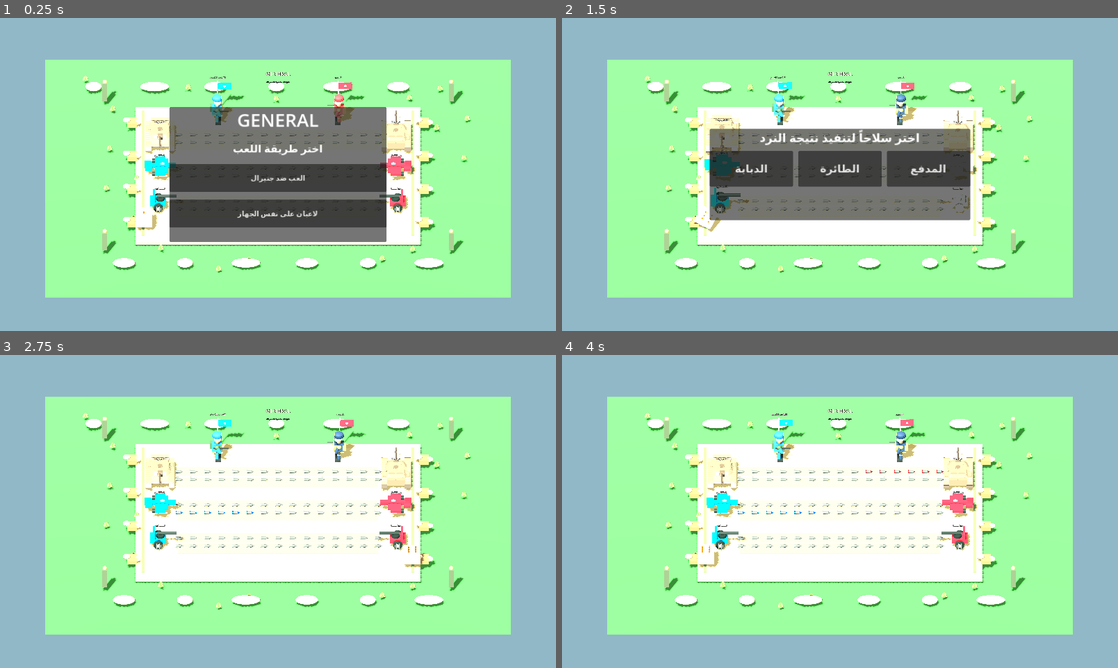
Above: before the commit, frames 1-4 (two rows, left to right).
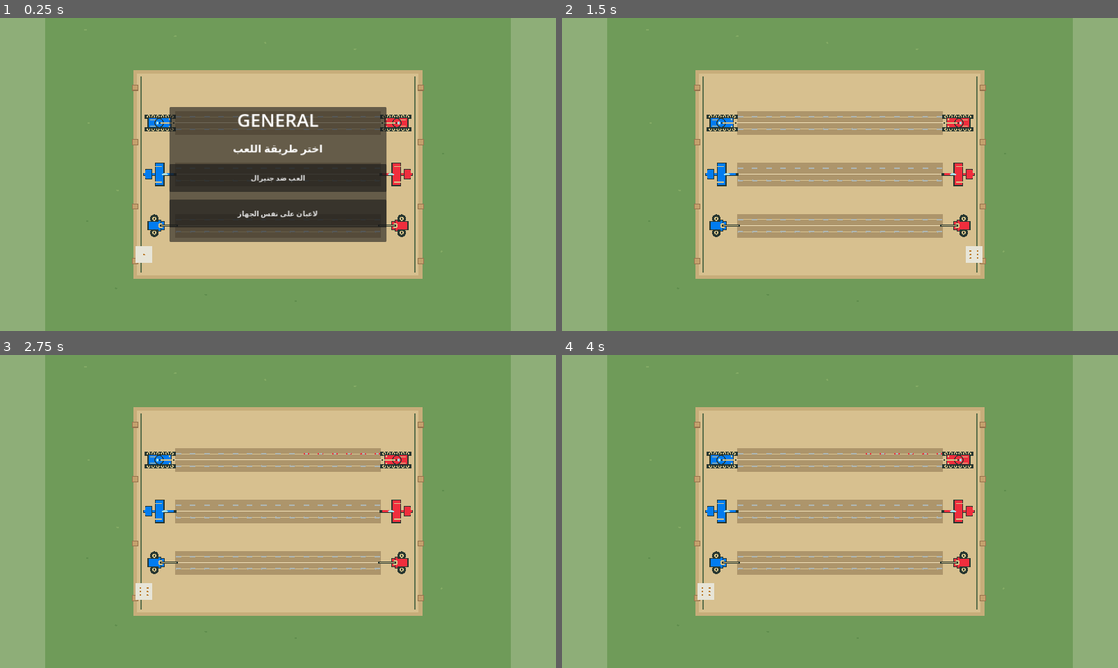
Above: after the commit, the same moments.

Repository: ahmad3aj-web/General_game
Game: Godot game, scene res://Main.tscn
Same seed, same stepped clock (60 frames per second), same inputs: the game is played once before the commit and once after it.
Inputs (mouse positions are in pixels of both pictures, inside the frame that each line leads up to):
- Up to frame 1 (0.25 s): no input
- Up to frame 2 (1.5 s): click "العب ضد جنيرال" at 0.5 s; click (1045, 196) at 1.25 s, where only the run before the commit has a clickable "ارمِ حجر النرد"
- Up to frame 3 (2.75 s): click (189, 505) at 2 s, where only the run before the commit has a clickable "الدبابة"
- Up to frame 4 (4 s): tap Enter at 2.75 s; move the mouse to (962, 495) at 2.77 s; click (962, 495) at 2.92 s; move the mouse to (728, 527) at 3.52 s; click (728, 527) at 3.67 s

The runs differ from the first frame. In frame 1, 92% of the frame differs, in the area x 0-100%, y 0-100%; in frame 2, 100%; in frame 3, 100%; in frame 4, 100%.
Error before the commit: Invalid assignment of property or key 'text' with value of type 'String' on a base object of type 'null instance'. (res://Main.gd:645)

Commit message:
Convert 3D prototype battlefield to polished flat 2D top-down artwork

Diff:
--- a/godot/Main.gd
+++ b/godot/Main.gd
@@ -49,7 +49,7 @@
 	_build_weapons()
 	_build_die()
 	_build_ui()
-	_build_showcase()
+	# 2D battlefield mode: no 3D character showcase.
 	_refresh_board()
 
 func _setup_materials() -> void:
@@ -65,133 +65,65 @@
 func _material(color: Color, metallic: float, roughness: float) -> StandardMaterial3D:
 	var mat := StandardMaterial3D.new()
 	mat.albedo_color = color
-	mat.metallic = metallic
-	mat.roughness = roughness
+	mat.metallic = 0.0
+	mat.roughness = 1.0
+	mat.shading_mode = BaseMaterial3D.SHADING_MODE_UNSHADED
+	mat.disable_receive_shadows = true
 	return mat
 
 func _build_world() -> void:
+	# Flat, orthographic battlefield: all artwork sits on the XZ plane.
 	var env := WorldEnvironment.new()
 	var environment := Environment.new()
 	environment.background_mode = Environment.BG_COLOR
-	environment.background_color = Color("#91b8c6")
+	environment.background_color = Color("#8eae78")
 	environment.ambient_light_source = Environment.AMBIENT_SOURCE_COLOR
-	environment.ambient_light_color = Color("#e1e8cf")
-	environment.ambient_light_energy = 0.95
-	environment.tonemap_mode = Environment.TONE_MAPPER_FILMIC
+	environment.ambient_light_color = Color.WHITE
+	environment.ambient_light_energy = 1.0
 	env.environment = environment
 	add_child(env)
 
-	# Rich layered battlefield: turf, compacted earth, lane insets and painted edges.
 	var ground := MeshInstance3D.new()
 	var ground_mesh := PlaneMesh.new()
 	ground_mesh.size = Vector2(29.0, 23.0)
 	ground.mesh = ground_mesh
-	ground.position.y = -0.34
-	ground.material_override = _material(Color("#397b3d"), 0.0, 1.0)
+	ground.position.y = -0.30
+	ground.material_override = _material(Color("#6f9b59"), 0.0, 1.0)
 	add_child(ground)
 
-	var arena := MeshInstance3D.new()
-	var arena_mesh := BoxMesh.new()
-	arena_mesh.size = Vector3(17.8, 0.24, 13.0)
-	arena.mesh = arena_mesh
-	arena.position.y = -0.12
-	arena.material_override = _material(Color("#b89b67"), 0.0, 0.96)
-	add_child(arena)
-
-	var inner := MeshInstance3D.new()
-	var inner_mesh := BoxMesh.new()
-	inner_mesh.size = Vector3(16.8, 0.055, 12.0)
-	inner.mesh = inner_mesh
-	inner.position.y = 0.035
-	inner.material_override = _material(Color("#c5aa76"), 0.0, 1.0)
-	add_child(inner)
-
-	# Six inset battle lanes, with darker shoulders and warm center markings.
-	for side_x in [-8.42, 8.42]:
-		var edge := MeshInstance3D.new()
-		var edge_mesh := BoxMesh.new()
-		edge_mesh.size = Vector3(0.16, 0.07, 12.0)
-		edge.mesh = edge_mesh
-		edge.position = Vector3(side_x, 0.09, 0)
-		edge.material_override = _material(Color("#5b6847"), 0.0, 0.9)
-		add_child(edge)
-	for z in ROW_Z:
+	# Main arena and six clean, clearly separated progress lanes.
+	_add_box(self, Vector3(0, -0.12, 0), Vector3(18.0, 0.16, 13.0), _material(Color("#c7ad7a"), 0.0, 1.0))
+	_add_box(self, Vector3(0, -0.025, 0), Vector3(17.55, 0.035, 12.55), _material(Color("#d7c08f"), 0.0, 1.0))
+	for side_x in [-8.55, 8.55]:
+		_add_box(self, Vector3(side_x, 0.02, 0), Vector3(0.10, 0.035, 12.2), _material(Color("#5d704c"), 0.0, 1.0))
+	for lane in range(3):
+		var z: float = ROW_Z[lane]
 		for side in range(2):
-			var lane_bed := MeshInstance3D.new()
-			var lane_mesh := BoxMesh.new()
-			lane_mesh.size = Vector3(12.5, 0.035, 1.18)
-			lane_bed.mesh = lane_mesh
-			lane_bed.position = Vector3(0, 0.09, z + (0.38 if side == 0 else -0.38))
-			lane_bed.material_override = _material(Color("#9b835b"), 0.0, 1.0)
-			add_child(lane_bed)
-		var divider := MeshInstance3D.new()
-		var divider_mesh := BoxMesh.new()
-		divider_mesh.size = Vector3(12.8, 0.035, 0.055)
-		divider.mesh = divider_mesh
-		divider.position = Vector3(0, 0.13, z)
-		divider.material_override = _material(Color("#e5d2a0"), 0.0, 0.82)
-		add_child(divider)
-
-	# Turf patches, rocks, supply crates and sandbag cover give the arena scale.
-	for i in range(34):
-		var gx := -12.0 + float((i * 17) % 240) / 10.0
-		var gz := -9.2 + float((i * 29) % 184) / 10.0
-		if absf(gx) < 8.8 and absf(gz) < 6.5:
+			var lane_z: float = z + (0.38 if side == 0 else -0.38)
+			_add_box(self, Vector3(0, 0.025, lane_z), Vector3(12.8, 0.035, 0.72), _material(Color("#ad956b"), 0.0, 1.0))
+			_add_box(self, Vector3(0, 0.047, lane_z), Vector3(12.4, 0.018, 0.035), _material(Color("#d9c493"), 0.0, 1.0))
+		_add_box(self, Vector3(0, 0.045, z), Vector3(13.0, 0.025, 0.045), _material(Color("#f0dfb7"), 0.0, 1.0))
+
+	# Small flat field markings around the board; no raised 3D props.
+	for i in range(30):
+		var gx := -12.0 + float((i * 37) % 240) / 10.0
+		var gz := -9.0 + float((i * 23) % 180) / 10.0
+		if absf(gx) < 9.2 and absf(gz) < 6.8:
 			continue
-		var tuft := Node3D.new()
-		tuft.position = Vector3(gx, -0.08, gz)
-		add_child(tuft)
-		for blade in range(3):
-			var grass := MeshInstance3D.new()
-			var grass_mesh := BoxMesh.new()
-			grass_mesh.size = Vector3(0.10, 0.28 + float(blade % 2) * 0.12, 0.055)
-			grass.mesh = grass_mesh
-			grass.position = Vector3(float(blade - 1) * 0.09, 0.12, 0)
-			grass.rotation_degrees.z = float(blade - 1) * 17.0
-			grass.material_override = _material(Color("#78a94c") if blade % 2 == 0 else Color("#547f3c"), 0.0, 1.0)
-			tuft.add_child(grass)
-	for side_x in [-9.1, 9.1]:
-		for z in [-4.8, -1.6, 1.6, 4.8]:
-			_add_box(self, Vector3(side_x, 0.16, z), Vector3(0.62, 0.32, 0.62), _material(Color("#806342"), 0.0, 0.95))
-			for layer in range(2):
-				_add_sphere(self, Vector3(side_x + (0.34 if layer == 0 else -0.34), 0.20 + float(layer) * 0.19, z), Vector3(0.48, 0.30, 0.36), _material(Color("#c2a16b"), 0.0, 1.0))
-	# Boundary warning lamps and corner watch posts.
-	for x in [-10.8, 10.8]:
-		for z in [-7.2, 7.2]:
-			_add_box(self, Vector3(x, 0.72, z), Vector3(0.30, 1.4, 0.30), _material(Color("#53614b"), 0.25, 0.65))
-			_add_sphere(self, Vector3(x, 1.48, z), Vector3(0.28, 0.24, 0.28), _material(Color("#f5c45d"), 0.1, 0.25))
-	# A few low rocks outside the playable lanes.
-	for i in range(12):
-		var rock := MeshInstance3D.new()
-		var rock_mesh := SphereMesh.new()
-		rock_mesh.radius = 0.5
-		rock_mesh.height = 0.7
-		rock.mesh = rock_mesh
-		rock.position = Vector3(-11.5 + float((i * 19) % 230) / 10.0, -0.02, -8.5 if i % 2 == 0 else 8.5)
-		rock.scale = Vector3(1.0 + float(i % 3) * 0.4, 0.55, 0.8)
-		rock.material_override = _material(Color("#777d69"), 0.0, 1.0)
-		add_child(rock)
-
-	var sun := DirectionalLight3D.new()
-	sun.rotation_degrees = Vector3(-52, -28, 0)
-	sun.light_energy = 1.8
-	sun.shadow_enabled = true
-	add_child(sun)
-	var fill := OmniLight3D.new()
-	fill.position = Vector3(0, 8, 1)
-	fill.light_color = Color("#e5f0d4")
-	fill.light_energy = 0.62
-	fill.omni_range = 28
-	add_child(fill)
+		_add_sphere(self, Vector3(gx, -0.20, gz), Vector3(0.16, 0.025, 0.10), _material(Color("#83aa64") if i % 2 == 0 else Color("#5f8d4d"), 0.0, 1.0))
+	for x in [-8.9, 8.9]:
+		for z in [-5.4, -2.0, 2.0, 5.4]:
+			_add_box(self, Vector3(x, 0.025, z), Vector3(0.38, 0.06, 0.38), _material(Color("#96734d"), 0.0, 1.0))
+			_add_box(self, Vector3(x, 0.060, z), Vector3(0.28, 0.025, 0.28), _material(Color("#c5a16d"), 0.0, 1.0))
 
 	var camera := Camera3D.new()
-	camera.position = Vector3(0, 16.5, 19.5)
+	camera.position = Vector3(0, 23.0, 0.01)
 	camera.projection = Camera3D.PROJECTION_ORTHOGONAL
 	camera.size = 19.5
 	camera.near = 0.1
 	camera.far = 100.0
 	add_child(camera)
-	camera.look_at(Vector3.ZERO, Vector3.UP)
+	camera.look_at(Vector3.ZERO, Vector3.FORWARD)
 	camera.make_current()
 	game_camera = camera
 
@@ -218,36 +150,11 @@
 				bullet_nodes.append({"node": bullet, "side": side, "lane": lane, "step": step})
 
 func _make_bullet() -> Node3D:
+	# Flat shell icon viewed from directly above.
 	var root := Node3D.new()
-	var casing := MeshInstance3D.new()
-	var cylinder := CylinderMesh.new()
-	cylinder.top_radius = 0.075
-	cylinder.bottom_radius = 0.095
-	cylinder.height = 0.29
-	casing.mesh = cylinder
-	casing.rotation_degrees.z = 90
-	casing.material_override = bullet_material
-	root.add_child(casing)
-	var nose := MeshInstance3D.new()
-	var cone := CylinderMesh.new()
-	cone.top_radius = 0.0
-	cone.bottom_radius = 0.075
-	cone.height = 0.16
-	nose.mesh = cone
-	nose.rotation_degrees.z = -90
-	nose.position.x = 0.21
-	nose.material_override = _material(Color("#d8dedb"), 0.82, 0.16)
-	root.add_child(nose)
-	var base := MeshInstance3D.new()
-	var base_mesh := CylinderMesh.new()
-	base_mesh.top_radius = 0.10
-	base_mesh.bottom_radius = 0.10
-	base_mesh.height = 0.045
-	base.mesh = base_mesh
-	base.rotation_degrees.z = 90
-	base.position.x = -0.16
-	base.material_override = _material(Color("#7e8988"), 0.75, 0.24)
-	root.add_child(base)
+	_add_box(root, Vector3(0, 0.025, 0), Vector3(0.25, 0.035, 0.085), bullet_material)
+	_add_cylinder(root, Vector3(0.135, 0.045, 0), 0.043, 0.035, Color("#d8dedb"))
+	_add_cylinder(root, Vector3(-0.13, 0.045, 0), 0.052, 0.035, Color("#7e8988"))
 	return root
 
 func _build_weapons() -> void:
@@ -256,100 +163,93 @@
 		_make_weapon(1, lane, 7.35)
 
 func _make_weapon(side: int, lane: int, x: float) -> void:
+	# Stylized 2D top-down sprites built from flat shapes, not imported 3D models.
 	var root := Node3D.new()
 	root.position = Vector3(x, 0.16, ROW_Z[lane])
 	root.rotation_degrees.y = 0 if side == 0 else 180
 	add_child(root)
 	var team_mat := blue_material if side == 0 else red_material
-	var dark_mat := _material(Color("#27342f"), 0.38, 0.62)
-	var trim_mat := _material(Color("#d4c28a"), 0.42, 0.42)
-	var glass_mat := _material(Color("#7bc5dc"), 0.55, 0.16)
+	var dark_mat := _material(Color("#293832"), 0.0, 1.0)
+	var trim_mat := _material(Color("#d8c58b"), 0.0, 1.0)
+	var glass_mat := _material(Color("#a6e0e8"), 0.0, 1.0)
+	var shadow_mat := _material(Color("#58604c"), 0.0, 1.0)
 
 	if lane == 0:
-		# Use the licensed Quaternius GLB tank; keep a detailed procedural fallback.
-		var tank_scene := load("res://assets/models/tank_basic.glb") as PackedScene
-		if tank_scene:
-			var tank_model := tank_scene.instantiate() as Node3D
-			tank_model.position = Vector3(0, 0.02, 0)
-			tank_model.rotation_degrees.y = 90
-			# The source GLB uses a much larger world scale than the board.
-			# Keep the imported tank inside its lane and leave bullets visible.
-			tank_model.scale = Vector3(0.18, 0.18, 0.18)
-			root.add_child(tank_model)
-		else:
-			# Detailed cartoon tank: twin tracks, six road wheels, turret, hatch and cannon.
-			for z in [-0.48, 0.48]:
-				_add_box(root, Vector3(0, 0.25, z), Vector3(1.82, 0.34, 0.20), dark_mat)
-				for wheel_x in [-0.68, -0.42, -0.14, 0.14, 0.42, 0.68]:
-					_add_cylinder_axis(root, Vector3(wheel_x, 0.25, z * 1.23), 0.145, 0.11, dark_mat, Vector3.FORWARD)
-					_add_cylinder_axis(root, Vector3(wheel_x, 0.25, z * 1.23 + sign(z) * 0.06), 0.075, 0.025, trim_mat, Vector3.FORWARD)
-			_add_box(root, Vector3(-0.02, 0.49, 0), Vector3(1.72, 0.42, 0.82), team_mat)
-			_add_box(root, Vector3(-0.12, 0.72, 0), Vector3(1.20, 0.18, 0.70), _material(Color("#526f4c"), 0.32, 0.5))
-			_add_cylinder(root, Vector3(0.10, 0.84, 0), 0.34, 0.12, dark_mat.albedo_color)
-			_add_box(root, Vector3(0.08, 0.94, 0), Vector3(0.82, 0.30, 0.60), team_mat)
-			_add_sphere(root, Vector3(-0.16, 1.12, 0), Vector3(0.22, 0.12, 0.22), trim_mat)
-			_add_cylinder_axis(root, Vector3(0.68, 0.99, 0), 0.075, 0.88, dark_mat, Vector3.RIGHT)
-			_add_cylinder_axis(root, Vector3(1.12, 0.99, 0), 0.105, 0.16, trim_mat, Vector3.RIGHT)
-			for z in [-0.31, 0.31]:
-				_add_sphere(root, Vector3(0.78, 0.65, z), Vector3(0.10, 0.10, 0.10), _material(Color("#f4d36b"), 0.15, 0.4))
-			_add_box(root, Vector3(-0.72, 0.73, 0), Vector3(0.12, 0.11, 0.50), dark_mat)
+		# Tank silhouette: twin tracks, road wheels, angular hull, turret and cannon.
+		for z in [-0.40, 0.40]:
+			_add_box(root, Vector3(0, 0.025, z), Vector3(1.95, 0.055, 0.27), dark_mat)
+			for wheel_x in [-0.72, -0.43, -0.14, 0.15, 0.44, 0.73]:
+				_add_cylinder(root, Vector3(wheel_x, 0.065, z), 0.105, 0.055, trim_mat.albedo_color)
+				_add_cylinder(root, Vector3(wheel_x, 0.097, z), 0.055, 0.025, dark_mat.albedo_color)
+		_add_box(root, Vector3(-0.03, 0.105, 0), Vector3(1.52, 0.10, 0.68), dark_mat)
+		_add_box(root, Vector3(-0.03, 0.165, 0), Vector3(1.38, 0.075, 0.57), team_mat)
+		_add_box(root, Vector3(-0.40, 0.210, -0.20), Vector3(0.45, 0.018, 0.045), trim_mat)
+		_add_box(root, Vector3(-0.40, 0.210, 0.20), Vector3(0.45, 0.018, 0.045), trim_mat)
+		_add_cylinder(root, Vector3(-0.06, 0.225, 0), 0.30, 0.075, dark_mat.albedo_color)
+		_add_cylinder(root, Vector3(-0.06, 0.270, 0), 0.245, 0.045, team_mat.albedo_color)
+		_add_box(root, Vector3(0.42, 0.285, 0), Vector3(0.92, 0.055, 0.12), dark_mat)
+		_add_box(root, Vector3(0.43, 0.318, 0), Vector3(0.78, 0.025, 0.065), trim_mat)
+		_add_cylinder(root, Vector3(-0.17, 0.300, 0), 0.085, 0.025, glass_mat.albedo_color)
+		for z in [-0.23, 0.23]:
+			_add_cylinder(root, Vector3(0.58, 0.225, z), 0.055, 0.025, trim_mat.albedo_color)
 	elif lane == 1:
-		# Fighter jet with swept wings, cockpit, twin engines and tail fins.
-		_add_box(root, Vector3(0.0, 0.58, 0), Vector3(1.95, 0.20, 0.25), team_mat)
-		_add_sphere(root, Vector3(1.00, 0.58, 0), Vector3(0.28, 0.15, 0.15), trim_mat)
-		_add_box(root, Vector3(0.00, 0.53, 0), Vector3(0.65, 0.13, 1.70), team_mat)
-		_add_box(root, Vector3(0.32, 0.54, 0), Vector3(0.40, 0.10, 1.28), team_mat)
-		_add_box(root, Vector3(-0.72, 0.54, 0), Vector3(0.42, 0.12, 0.78), team_mat)
-		_add_box(root, Vector3(-0.78, 0.72, 0), Vector3(0.38, 0.46, 0.10), team_mat)
-		_add_sphere(root, Vector3(0.15, 0.72, 0), Vector3(0.30, 0.19, 0.18), glass_mat)
-		for z in [-0.62, 0.62]:
-			_add_cylinder_axis(root, Vector3(-0.20, 0.43, z), 0.13, 0.62, dark_mat, Vector3.RIGHT)
-			_add_cylinder_axis(root, Vector3(0.14, 0.43, z), 0.09, 0.08, trim_mat, Vector3.RIGHT)
-			_add_cylinder_axis(root, Vector3(0.18, 0.39, z * 1.30), 0.045, 0.52, trim_mat, Vector3.RIGHT)
+		# Fighter aircraft silhouette with broad swept wings and a clear cockpit.
+		_add_box(root, Vector3(-0.02, 0.075, 0), Vector3(2.05, 0.045, 0.18), dark_mat)
+		_add_box(root, Vector3(-0.10, 0.105, 0), Vector3(1.86, 0.035, 0.12), team_mat)
+		_add_box(root, Vector3(-0.02, 0.115, 0), Vector3(0.58, 0.035, 1.48), dark_mat)
+		_add_box(root, Vector3(-0.02, 0.140, 0), Vector3(0.48, 0.025, 1.34), team_mat)
+		_add_box(root, Vector3(-0.70, 0.155, 0), Vector3(0.42, 0.025, 0.66), dark_mat)
+		_add_box(root, Vector3(-0.70, 0.175, 0), Vector3(0.34, 0.025, 0.56), team_mat)
+		_add_box(root, Vector3(-0.88, 0.190, 0), Vector3(0.10, 0.12, 0.46), team_mat)
+		_add_sphere(root, Vector3(0.30, 0.180, 0), Vector3(0.40, 0.035, 0.13), glass_mat)
+		for z in [-0.48, 0.48]:
+			_add_box(root, Vector3(-0.10, 0.160, z), Vector3(0.42, 0.025, 0.07), trim_mat)
 	else:
-		# Field cannon with armored shield, recoil barrel, wheels and spokes.
-		_add_box(root, Vector3(-0.12, 0.38, 0), Vector3(1.02, 0.30, 0.68), team_mat)
-		_add_cylinder(root, Vector3(0.02, 0.58, 0), 0.25, 0.18, dark_mat.albedo_color)
-		_add_box(root, Vector3(-0.38, 0.66, 0), Vector3(0.15, 0.62, 0.86), team_mat)
-		_add_cylinder_axis(root, Vector3(0.48, 0.78, 0), 0.095, 1.30, dark_mat, Vector3.RIGHT)
-		_add_cylinder_axis(root, Vector3(1.13, 0.78, 0), 0.14, 0.18, trim_mat, Vector3.RIGHT)
-		for z in [-0.52, 0.52]:
-			_add_cylinder_axis(root, Vector3(-0.12, 0.24, z), 0.28, 0.14, dark_mat, Vector3.FORWARD)
-			_add_cylinder_axis(root, Vector3(-0.12, 0.24, z + sign(z) * 0.08), 0.12, 0.035, trim_mat, Vector3.FORWARD)
-			for spoke in range(6):
-				var angle := TAU * float(spoke) / 6.0
-				_add_box(root, Vector3(-0.12 + cos(angle) * 0.16, 0.24 + sin(angle) * 0.16, z + sign(z) * 0.105), Vector3(0.035, 0.20, 0.025), trim_mat)
+		# Field cannon: broad wheels, compact carriage, shield and long barrel.
+		_add_box(root, Vector3(-0.24, 0.075, 0), Vector3(1.08, 0.07, 0.56), dark_mat)
+		_add_box(root, Vector3(-0.24, 0.120, 0), Vector3(0.96, 0.045, 0.46), team_mat)
+		for z in [-0.43, 0.43]:
+			_add_cylinder(root, Vector3(-0.36, 0.095, z), 0.27, 0.075, dark_mat.albedo_color)
+			_add_cylinder(root, Vector3(-0.36, 0.140, z), 0.13, 0.035, trim_mat.albedo_color)
+			_add_cylinder(root, Vector3(-0.36, 0.163, z), 0.055, 0.020, dark_mat.albedo_color)
+		_add_box(root, Vector3(-0.02, 0.180, 0), Vector3(0.18, 0.075, 0.76), dark_mat)
+		_add_box(root, Vector3(-0.02, 0.222, 0), Vector3(0.13, 0.055, 0.66), team_mat)
+		_add_cylinder(root, Vector3(0.04, 0.245, 0), 0.16, 0.035, trim_mat.albedo_color)
+		_add_box(root, Vector3(0.53, 0.265, 0), Vector3(1.12, 0.06, 0.12), dark_mat)
+		_add_box(root, Vector3(0.54, 0.302, 0), Vector3(0.95, 0.025, 0.065), trim_mat)
 
 	var label := Label3D.new()
 	label.text = WEAPON_NAMES[lane]
-	label.position = Vector3(0, 1.40, 0)
-	label.font_size = 38
-	label.outline_size = 9
+	label.position = Vector3(0, 0.42, -0.76)
+	label.font_size = 34
+	label.outline_size = 8
 	label.modulate = Color("#fff7df")
 	root.add_child(label)
 
+	# Flat flame/smoke markers appear only after a weapon is destroyed.
 	var fire := Node3D.new()
 	fire.name = "DestroyedFire"
 	fire.visible = false
-	fire.position = Vector3(0, 0.95, 0)
+	fire.position = Vector3(0, 0.34, 0)
 	root.add_child(fire)
 	for i in range(5):
-		var flame := MeshInstance3D.new()
-		var flame_mesh := CylinderMesh.new()
-		flame_mesh.top_radius = 0.0
-		flame_mesh.bottom_radius = 0.13 + float(i % 2) * 0.06
-		flame_mesh.height = 0.58 + float(i % 2) * 0.2
-		flame.mesh = flame_mesh
-		flame.position = Vector3(-0.34 + float(i) * 0.17, 0.18, 0.0 if i % 2 == 0 else 0.16)
-		flame.material_override = flame_material
-		fire.add_child(flame)
+		var spark := MeshInstance3D.new()
+		var spark_mesh := CylinderMesh.new()
+		spark_mesh.top_radius = 0.0
+		spark_mesh.bottom_radius = 0.12 + float(i % 2) * 0.05
+		spark_mesh.height = 0.035
+		spark.mesh = spark_mesh
+		spark.position = Vector3(-0.34 + float(i) * 0.17, 0.02, 0.0 if i % 2 == 0 else 0.16)
+		spark.material_override = flame_material
+		fire.add_child(spark)
 	var smoke := MeshInstance3D.new()
-	var smoke_mesh := SphereMesh.new()
-	smoke_mesh.radius = 0.25
-	smoke_mesh.height = 0.5
+	var smoke_mesh := CylinderMesh.new()
+	smoke_mesh.top_radius = 0.20
+	smoke_mesh.bottom_radius = 0.20
+	smoke_mesh.height = 0.025
 	smoke.mesh = smoke_mesh
-	smoke.position = Vector3(0, 0.65, -0.12)
-	smoke.material_override = _material(Color("#454746"), 0.0, 1.0)
+	smoke.position = Vector3(0, 0.04, -0.12)
+	smoke.material_override = _material(Color("#555a54"), 0.0, 1.0)
 	fire.add_child(smoke)
 
 	weapon_roots.append({"root": root, "side": side, "lane": lane})
@@ -515,7 +415,7 @@
 	add_child(die_root)
 	var cube := MeshInstance3D.new()
 	var cube_mesh := BoxMesh.new()
-	cube_mesh.size = Vector3(1.05, 0.72, 1.05)
+	cube_mesh.size = Vector3(1.05, 0.07, 1.05)
 	cube.mesh = cube_mesh
 	cube.material_override = _material(Color("#e7e5d8"), 0.12, 0.24)
 	die_root.add_child(cube)
@@ -538,9 +438,9 @@
 		var bullet_mesh := CylinderMesh.new()
 		bullet_mesh.top_radius = 0.035
 		bullet_mesh.bottom_radius = 0.055
-		bullet_mesh.height = 0.19
+		bullet_mesh.height = 0.035
 		bullet.mesh = bullet_mesh
-		bullet.position = Vector3(p.x, 0.38, p.y)
+		bullet.position = Vector3(p.x, 0.10, p.y)
 		bullet.material_override = _material(Color("#b97828"), 0.65, 0.2)
 		die_root.add_child(bullet)
 		die_pips.append(bullet)
